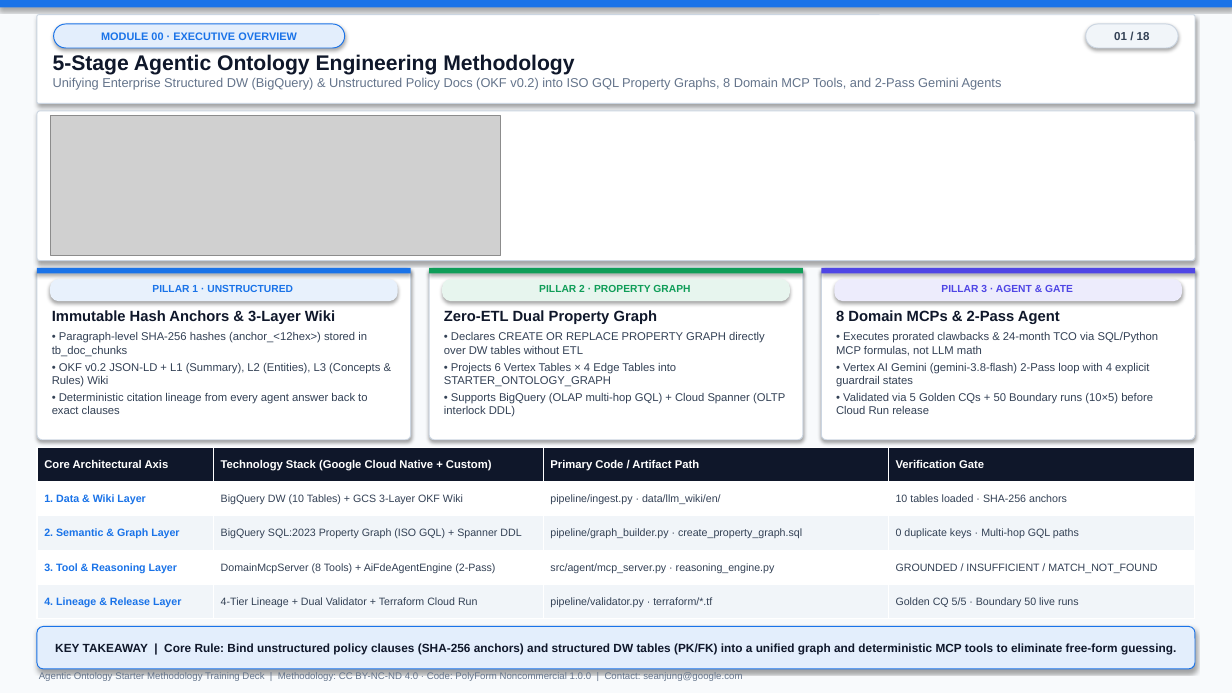
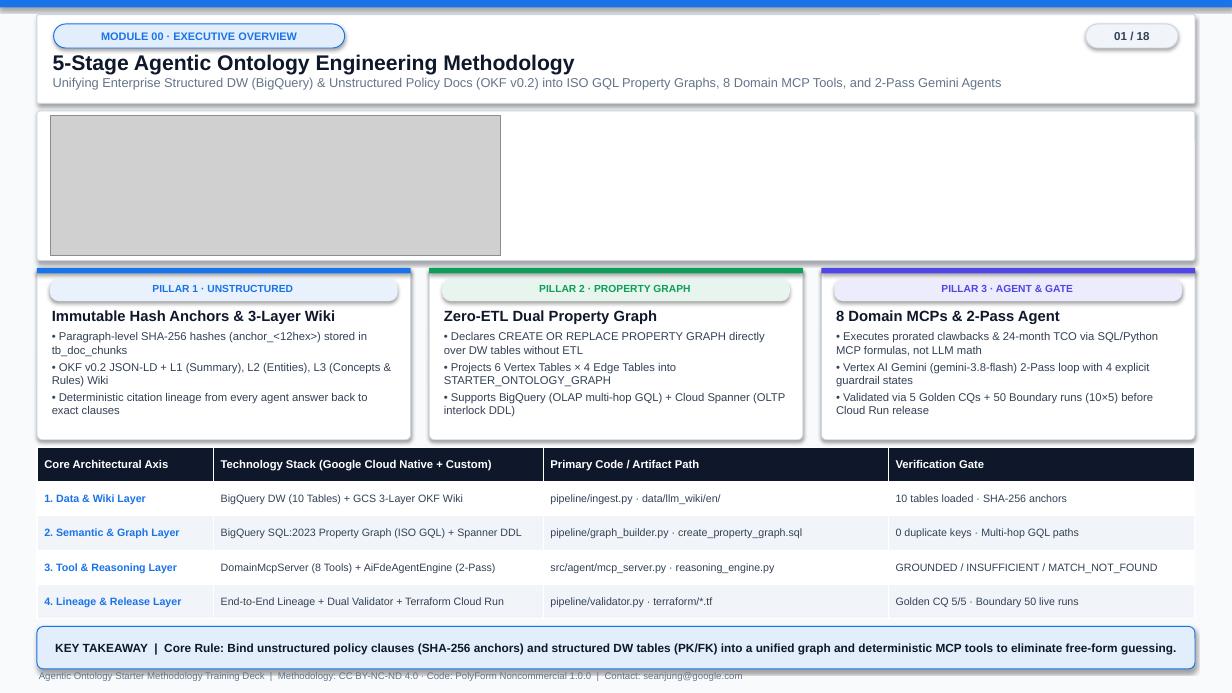
Before and after one commit to seanjungG/agentic-ontology-starter, a slide deck: slide 1 of slides/agentic_ontology_methodology_training_en.pptx. Drawn at 1232x693 pixels with LibreOffice and Linux fonts; fonts in the diff are those of the drawing; grey boxes stand for pictures. Boxes give left, top, right and bottom in pixels: in the first picture for what was removed or moved away, otherwise in the second. Text is boxed around its words. In the diff, an @@ line names an element or a change of style, - is before the commit and + after.

```diff
--- a/slides/agentic_ontology_methodology_training_en.pptx
+++ b/slides/agentic_ontology_methodology_training_en.pptx
@@ table at (37, 447, 1195, 619) @@
-row 5, column 2: 4-Tier Lineage + Dual Validator + Terraform Cloud Run
+row 5, column 2: End-to-End Lineage + Dual Validator + Terraform Cloud Run
```
Also in this commit, not shown: 5 other slides changed, 48 other files.
